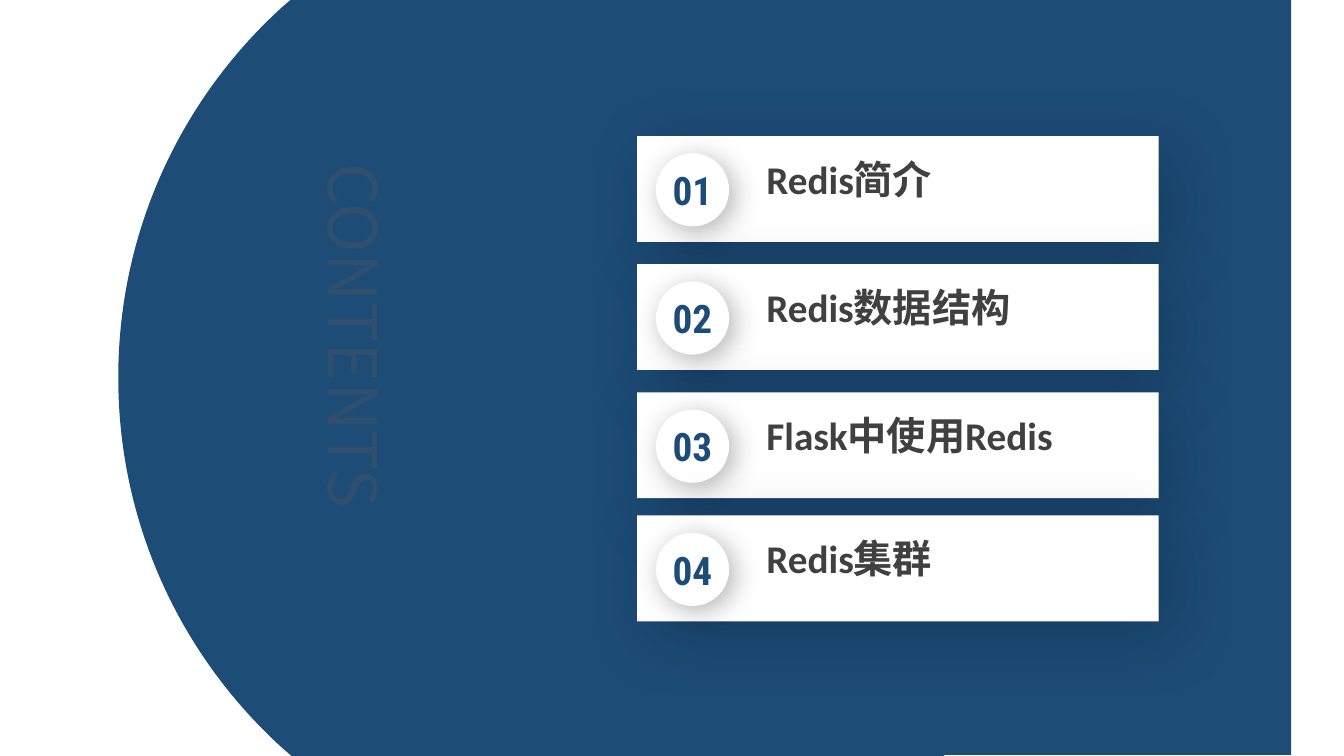
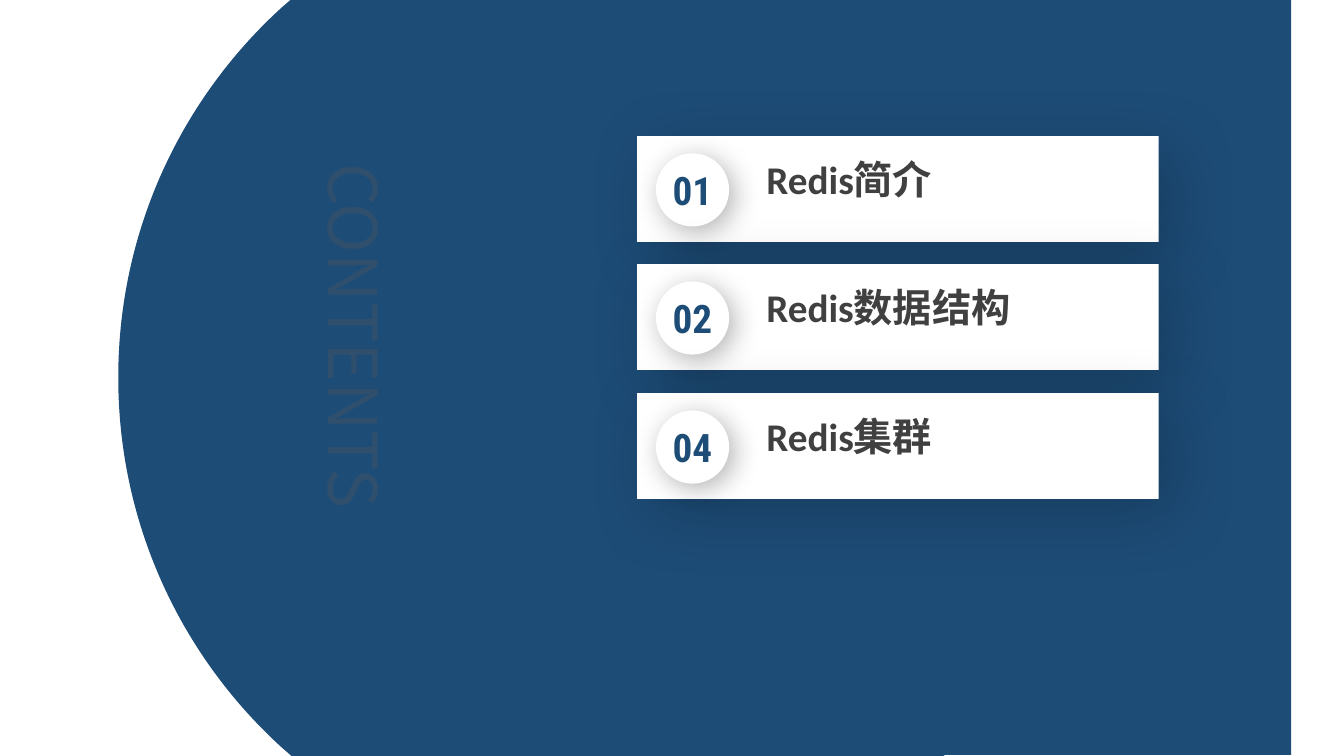
Before and after one commit to ACTSysGroup/Dev-Club, a slide deck: slide 2 of back-end/数据库/Redis.pptx. Drawn at 1344x756 pixels with LibreOffice and Linux fonts; fonts in the diff are those of the drawing; background and template pictures are left out. Boxes give left, top, right and bottom in pixels: in the first picture for what was removed or moved away, otherwise in the second. Text is boxed around its words. In the diff, an @@ line names an element or a change of style, - is before the commit and + after.

```diff
--- a/back-end/数据库/Redis.pptx
+++ b/back-end/数据库/Redis.pptx
@@ rectangle: place and size @@
-rectangle at box(637, 515, 1158, 621)
+rectangle at box(637, 393, 1158, 499)
@@ rectangle removed at box(637, 392, 1158, 498) @@
@@ ellipse "04": place and size @@
-ellipse "04" at box(656, 533, 730, 607)
+ellipse "04" at box(656, 410, 730, 484)
@@ ellipse removed at box(656, 409, 730, 483) @@
-03
@@ text "Redis集群": place and size @@
-text "Redis集群" at box(766, 540, 932, 577)
+text "Redis集群" at box(766, 418, 932, 455)
@@ text removed at box(766, 417, 1052, 454) @@
-Flask中使用Redis
```
Also in this commit, not shown: 11 other slides changed, 3 slides removed.
